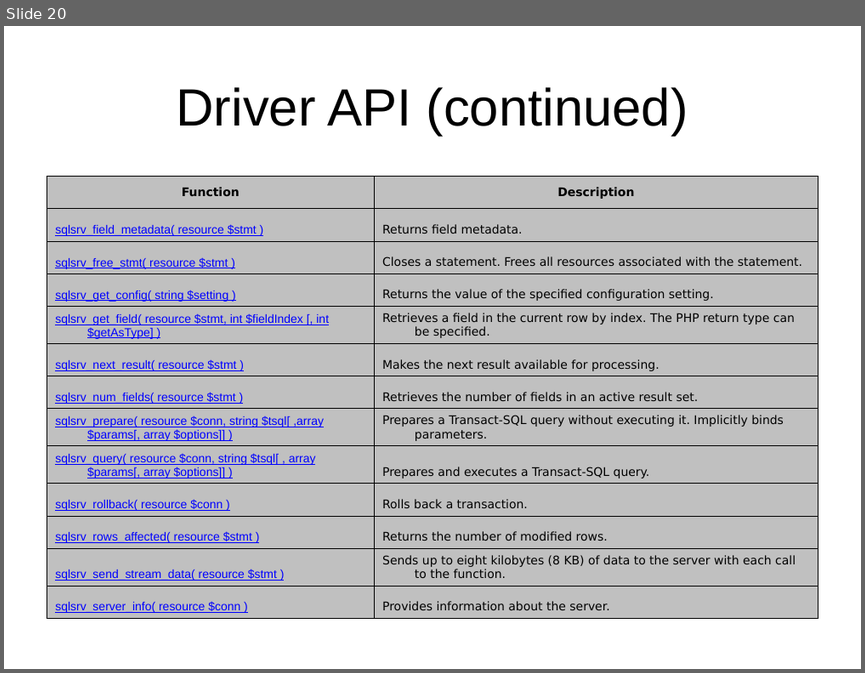
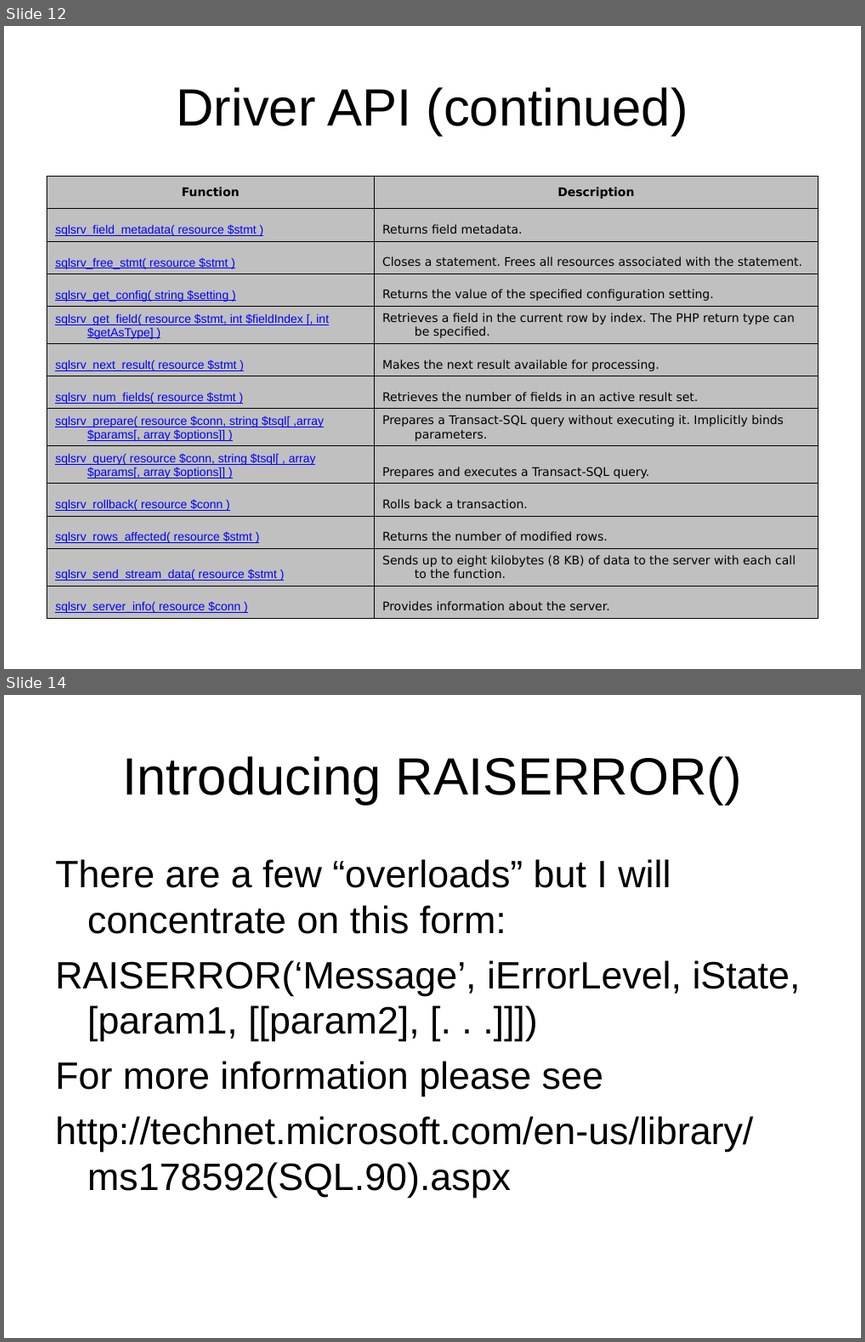
Before and after one commit to LIPHP/Employee-Contact-List, a slide deck: Docs/Using Microsoft SQL Server with PHP.ppt. Shown one above the other, each under a label of ours: slide 20 before the commit, slides 12 and 14 after it; the slides between them are not shown. The pictures are 865x673 and 865x1342 pixels, drawn with LibreOffice and Linux fonts; fonts in the diff are those of the drawing. Boxes give left, top, right and bottom in pixels: in the first picture for what was removed or moved away, otherwise in the second. Text is boxed around its words. In the diff, an @@ line names an element or a change of style, - is before the commit and + after.

```diff
--- a/Docs/Using Microsoft SQL Server with PHP.ppt
+++ b/Docs/Using Microsoft SQL Server with PHP.ppt
@@ slide 14 added at <box>4,695,861,1338</box>, background #FFFFFF @@
@@ title added at <box>122,756,742,805</box>, 44 pt, text #000000 @@
+Introducing RAISERROR()
@@ text added at <box>55,859,800,1197</box>, 32 pt, text #000000 @@
+There are a few “overloads” but I will concentrate on this form:
+RAISERROR(‘Message’, iErrorLevel, iState, [param1, [[param2], [. . .]]])
+For more information please see
+http://technet.microsoft.com/en-us/library/ms178592(SQL.90).aspx
@@ what was slide 20 is now slide 12 @@
```
Also in this commit, not shown: 1 slide changed, 14 other slides added, 1 slide removed, 2 other files.
